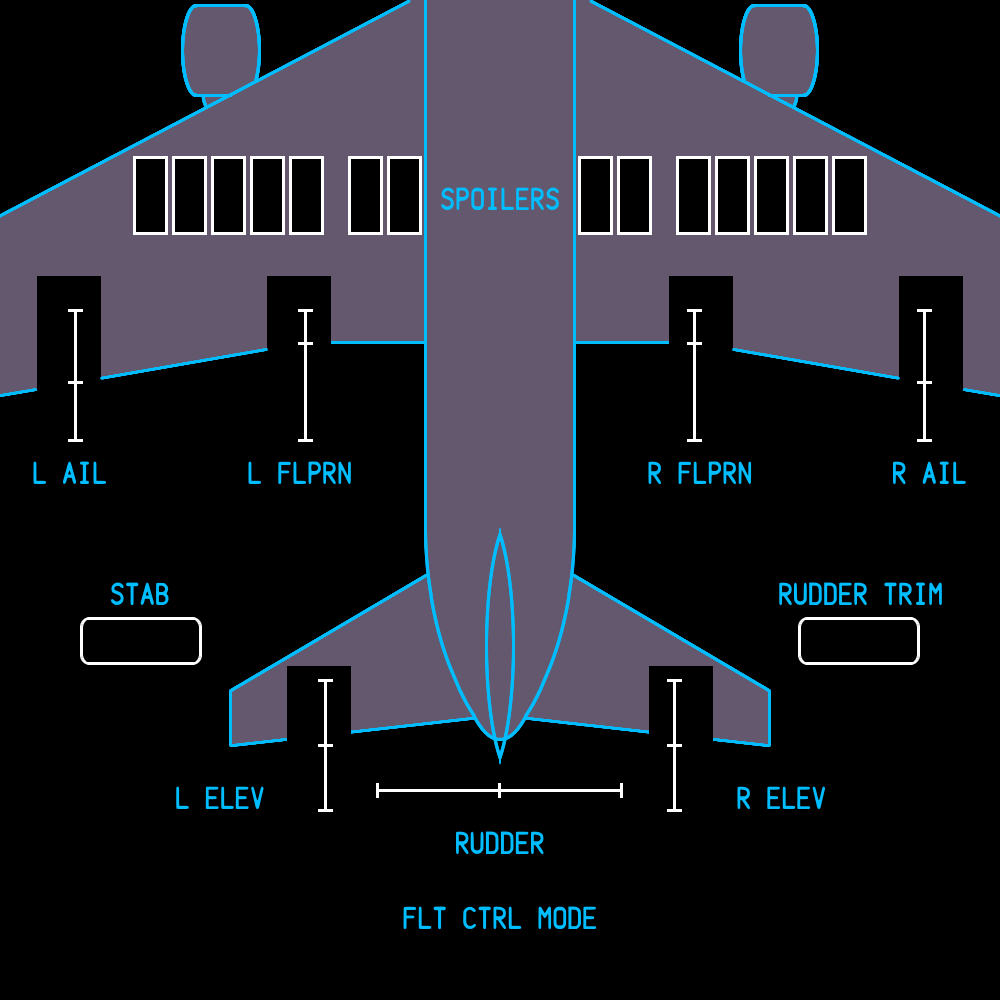
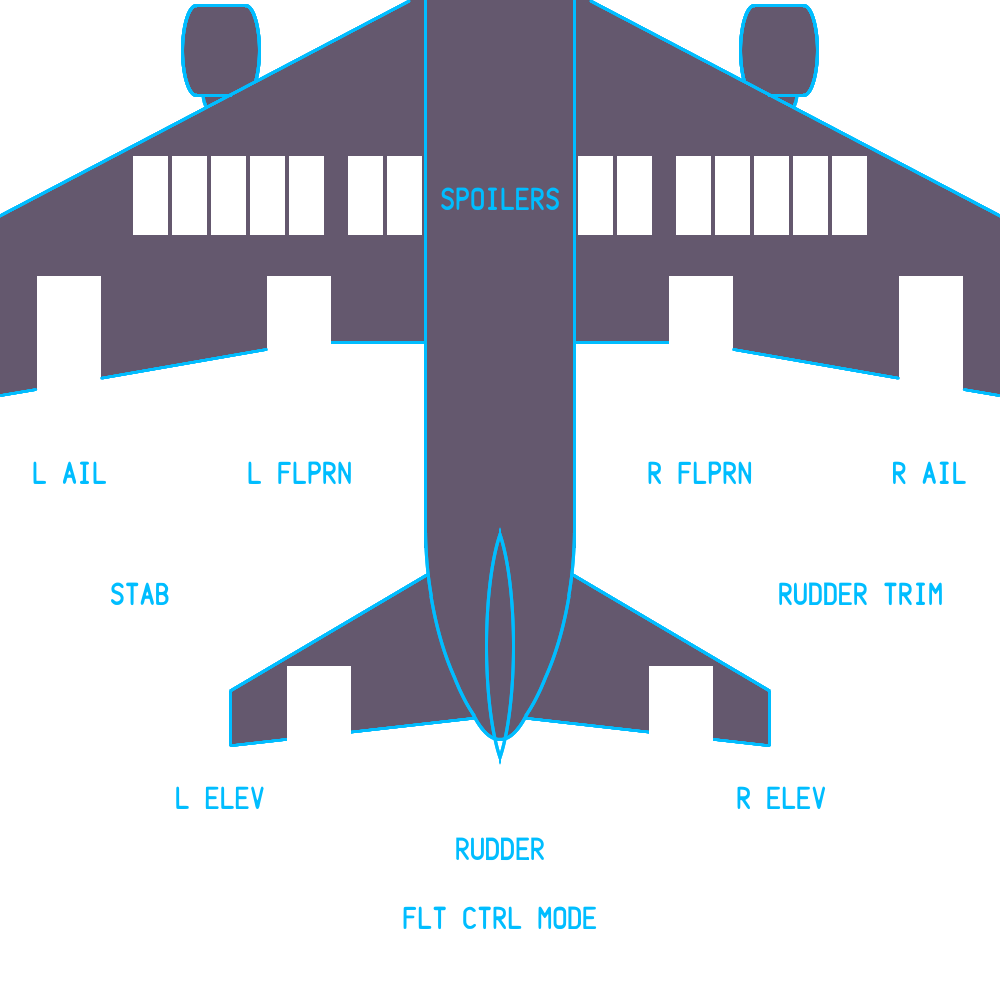
The second 1000px x 1000px image is a revision of the first. Changes to its layers:
painted on "RUDDER" over [456, 831, 544, 861]
hid "Background" over [0, 0, 1000, 1000]
